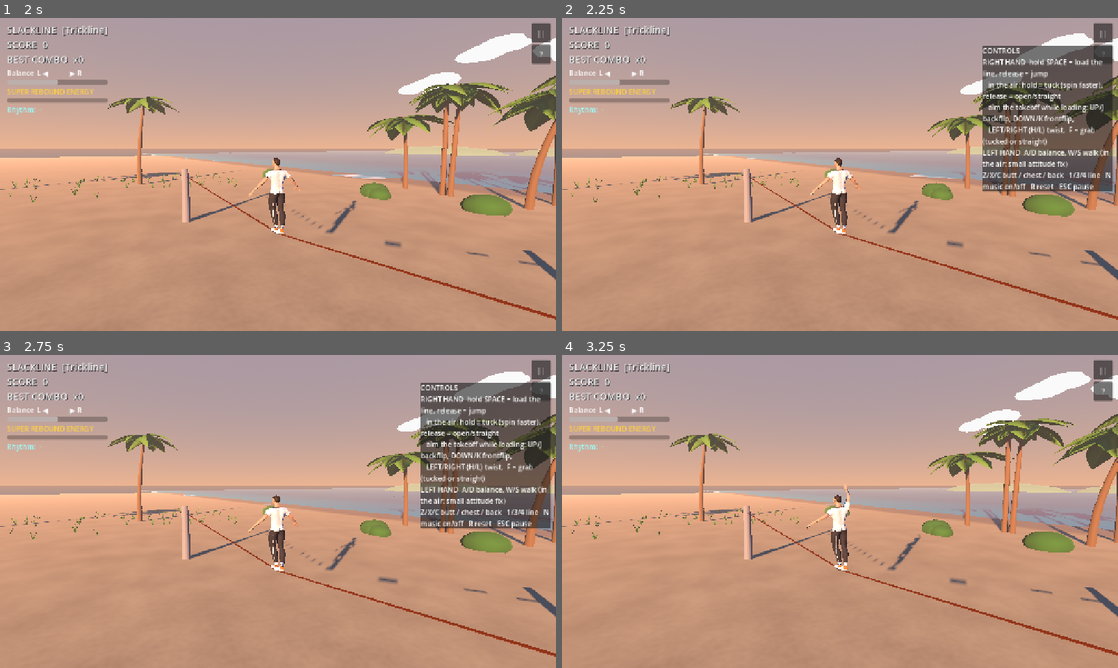
Above: before the commit, frames 1-4 (two rows, left to right).
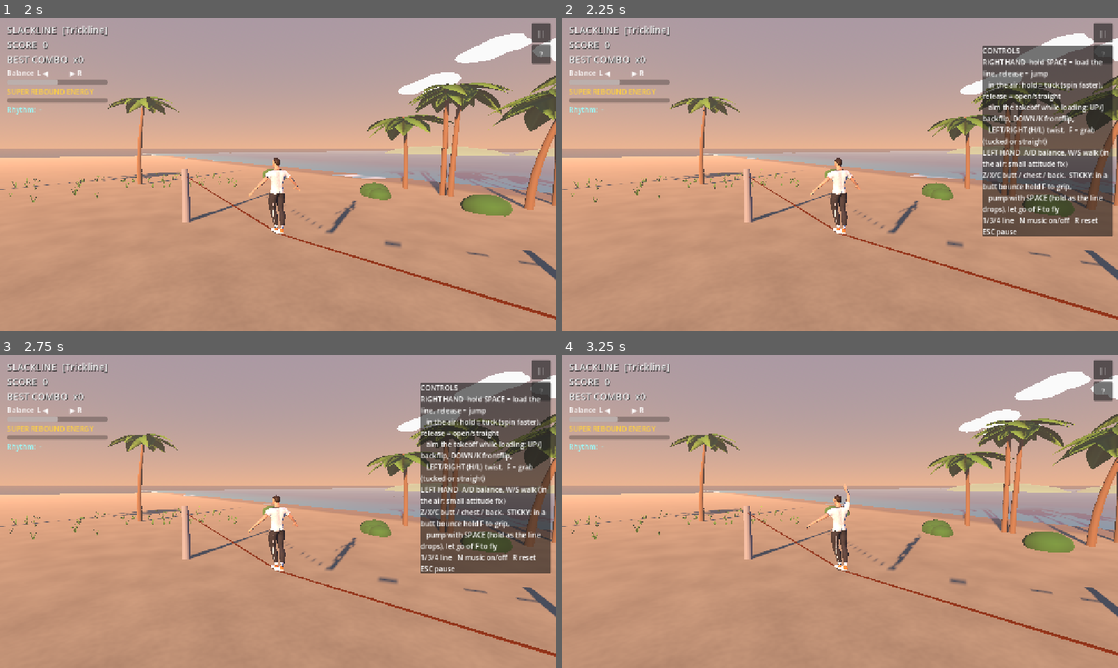
Above: after the commit, the same moments.

Repository: michaelemur/slackline
Game: Godot game, scene res://scenes/main.tscn
The game is run twice, just before and just after one commit, with the same random seed, the same clock (stepped at 60 frames per second) and the same inputs.
Inputs (mouse positions are in pixels of both pictures, inside the frame that each line leads up to):
- Up to frame 1 (2 s): click "||" at 0.5 s; click "Restart line" at 1.25 s
- Up to frame 2 (2.25 s): click "?" at 2 s
- Up to frame 3 (2.75 s): no input
- Up to frame 4 (3.25 s): tap Enter at 2.75 s; move the mouse to (962, 495) at 2.77 s; hold E (arm_right) from 2.78 s (still down); hold F (grab) from 2.78 s (still down); click (962, 495) at 2.92 s

Frame 1 is identical in both runs. In frame 2, 3.7% of the frame differs, in the area x 75-99%, y 49-70%; in frame 3, 3.7%; in frame 4, nothing differs.

Commit message:
Task 005: Sticky Bounce (two-hand grip, physical pumping, voluntary release)
Co-Authored-By: Claude Opus 5.5 <noreply@anthropic.com>
Claude-Session: https://claude.ai/code/session_01HkdsP7xvgqrNhzABMLwDkk

Diff:
--- a/scripts/athlete/athlete.gd
+++ b/scripts/athlete/athlete.gd
@@ -17,6 +17,21 @@
 enum State { ON_LINE, AIRBORNE, FALLEN }
 
 const ReboundMeterScript := preload("res://scripts/athlete/rebound_meter.gd")
+
+## --- Sticky bounce (butt bounce with both hands gripping the line) -----
+## Hold GRAB while sitting in a butt bounce: both hands close on the line and
+## the body stays attached (no takeoff). SPACE hold = pull in / compress,
+## release = push away / extend: pumping in time with the line builds its
+## amplitude through actuator work only. Let go of GRAB to release: the line's
+## stored energy throws you up through the normal (unilateral) contact.
+signal sticky_changed(active: bool)
+@export var sticky_stroke: float = 0.30        # m of hip/arm stroke above the sitting height
+@export var sticky_pull_in: float = 0.03       # m below sitting height the arms pull toward
+var sticky: bool = false
+var sticky_time: float = 0.0
+var sticky_cycles: int = 0
+var sticky_work: float = 0.0                   # J of actuator work put into the line while gripping
+var _sticky_prev_vf: float = 0.0
 
 ## --- Takeoff rotation from the body lean (two-zone controls) -----------
 ## The right-hand AIM leans the body fore/aft while loading and pushing. The
@@ -249,6 +264,7 @@
 			var direct_rotation := absf(input.flip_axis) > 0.01 or absf(input.twist_axis) > 0.01
 			if not direct_rotation:
 				tricks.request(input.trick, state == State.AIRBORNE)
+	_update_sticky(dt)
 	tricks.tick_message(dt)
 	if state == State.ON_LINE:
 		if input.aim.length() > 0.15:
@@ -282,6 +298,9 @@
 	var stance := leg.l_max - stance_bend - balance.knee_input * 0.22
 	if input.jump_released:
 		_push_left = push_time
+	if sticky:
+		# hold = pull the body in toward the line, release = push away from it
+		return leg.l_pose - sticky_pull_in if input.pump_held else leg.l_pose + sticky_stroke
 	if pose != "":
 		# Same controls as on the feet: SPACE hold = load low, release = push
 		# off the line with arms and hips.
@@ -414,6 +433,7 @@
 		"land_pt": _land_point, "land_w": _land_w,
 		# point on the line under the left shoulder (chest bounce hand)
 		"line_pt": Vector3(-0.01, 0.03, -0.38),
+		"sticky": sticky,
 	}, dt)
 	if state != State.FALLEN:
 		visual.keep_feet_above(line.ground_height)
@@ -711,6 +731,7 @@
 
 
 func reset_to_line(at_s: float) -> void:
+	end_sticky("reset")
 	freeze = true
 	lock_rotation = true
 	_pending_velocity = null
@@ -796,7 +817,7 @@
 		_pose_pushed = false
 	# The bounce ends physically with a takeoff (see _update_on_line). If the
 	# line dies out under you, you climb back to your feet without points.
-	if pose_time > POSE_TIMEOUT:
+	if pose_time > POSE_TIMEOUT and not sticky:
 		_stand_up_from_pose()
 
 
@@ -927,7 +948,54 @@
 		_pending_angular = null
 
 
+func _update_sticky(dt: float) -> void:
+	var can_grip := state == State.ON_LINE and pose == "butt" and _pose_contacted and _rising_from == ""
+	if sticky:
+		if not can_grip:
+			end_sticky("contact lost")
+			return
+		if not input.grip_held:
+			end_sticky("released")
+			return
+		sticky_time += dt
+		sticky_work += leg.force * leg.leg_speed(line.solver) * dt
+		var vf := line.sample_velocity(s).y
+		if _sticky_prev_vf < 0.0 and vf >= 0.0:
+			sticky_cycles += 1          # line turned at the bottom: one pump cycle
+		_sticky_prev_vf = vf
+		pose_time = 0.0
+		_pose_pushed = true             # no automatic push while holding on
+	elif can_grip and input.grip_held:
+		sticky = true
+		sticky_time = 0.0
+		sticky_cycles = 0
+		sticky_work = 0.0
+		_sticky_prev_vf = line.sample_velocity(s).y
+		leg.grip = true
+		_pose_pushed = true
+		_record_contact_event("sticky grip")
+		tricks.say("STICKY GRIP!")
+		sticky_changed.emit(true)
+
+
+## Hands open. The contact goes back to one-way: if the line is coming up,
+## the body is thrown off it (and the hips/legs drive with it).
+func end_sticky(reason: String) -> void:
+	if not sticky:
+		return
+	sticky = false
+	leg.grip = false
+	_record_contact_event("sticky end: " + reason)
+	sticky_changed.emit(false)
+	if reason == "released" and state == State.ON_LINE and pose == "butt":
+		_pose_pushed = false
+		if line.sample_velocity(s).y > 0.3 and not input.pump_held:
+			_rise_from_pose()
+
+
 func _set_state(new_state: int) -> void:
+	if new_state != State.ON_LINE and sticky:
+		end_sticky("left the line")
 	if state != new_state:
 		var old_state := state_name()
 		state = new_state
--- a/scripts/athlete/athlete_input.gd
+++ b/scripts/athlete/athlete_input.gd
@@ -31,6 +31,11 @@
 ## the arms and hips in the air (no new angular momentum).
 var stick: Vector2 = Vector2.ZERO
 var grab_held: bool = false      # independent of tuck/straight
+## Sticky bounce grip (hands on the line while sitting): F / GRAB button, or on
+## a phone simply keeping the LEFT thumb down (balance is not needed while
+## seated, so the left hand holds on and the right hand pumps).
+var grip_held: bool = false
+var touch_left_down: bool = false
 
 var touch_aim: Vector2 = Vector2.ZERO
 var touch_hold: bool = false
@@ -113,6 +118,7 @@
 		aim = override_aim.limit_length(1.0)
 		stick = Vector2(balance_axis, override_stick_y)
 		grab_held = grab != ""
+		grip_held = grab_held
 	else:
 		# LEFT: balance stick (A/D weight, W/S walk / air attitude; left stick)
 		stick = Vector2(Input.get_axis("balance_left", "balance_right"),
@@ -135,6 +141,7 @@
 		arm_right = 1.0 if Input.is_action_pressed("arm_right") else 0.0
 		leg_lift = 1.0 if Input.is_action_pressed("leg_lift") else 0.0
 		grab_held = Input.is_action_pressed("grab") or touch_grab or touch_grab_left or touch_grab_right
+		grip_held = grab_held or touch_left_down
 		# grabs are independent of the body shape: the same grab button holds
 		# the knees when tucked, the shins/legs when straight
 		grab = ("both_knees" if tuck > 0.5 else "leg") if grab_held else ""
--- a/scripts/athlete/athlete_visual.gd
+++ b/scripts/athlete/athlete_visual.gd
@@ -471,6 +471,10 @@
 				var hg := _grab_hand(grab, side)
 				if not hg.is_empty():
 					character.hand_goal[side] = ["bone", hg, gw]
+		elif ctx.get("sticky", false) and pose == "butt":
+			# sticky bounce: both hands closed on the line in front of the hips
+			character.hand_goal["l"] = ["point", Vector3(-0.03, 0.03, -0.14), 1.0]
+			character.hand_goal["r"] = ["point", Vector3(0.03, 0.03, -0.30), 1.0]
 		elif pose == "chest" and e > 0.3:
 			var lp: Vector3 = ctx.get("line_pt", Vector3.ZERO)
 			character.hand_goal["l"] = ["point", lp, e * 0.9]
--- a/scripts/athlete/leg_model.gd
+++ b/scripts/athlete/leg_model.gd
@@ -48,6 +48,18 @@
 var active_target: float = 0.96     # after activation dynamics
 var min_len: float = 0.55           # active bottom-out length (l_pose in tricks)
 
+## --- Sticky bounce grip (hands closed around the line) -----------------
+## While gripping, the coupling is two-way: the arms can PULL the body toward
+## the line (negative force) up to the grip strength, the body cannot leave
+## the line (no takeoff) and the hands stay at the contact point. Beyond full
+## arm reach the straight arms act as a stiff stop. Energy still only enters
+## through actuator work F * dl/dt.
+var grip: bool = false
+var grip_reach: float = 0.42        # m, COM above the line with straight arms (sitting)
+var grip_pull_max: float = 1500.0   # N, two-hand grip + arm pull (~2 BW, assumption)
+var k_grip_stop: float = 40000.0    # N/m, straight arms
+var c_grip_stop: float = 1500.0
+
 # --- state ---
 var s: float = 0.0                  # contact position along the chord
 var y_c: float = 0.0                # COM height (world)
@@ -61,6 +73,11 @@
 
 func com_mass() -> float:
 	return body_mass - foot_mass
+
+
+## Pulling uses the arms: a share of the push strength.
+func strength_pull() -> float:
+	return 1.0
 
 
 ## Starts a contact phase with the COM at `leg_length` above the line.
@@ -97,16 +114,26 @@
 	var cap := fm * eccentric_ratio
 	if ldot > 0.0:
 		cap = fm * maxf(0.0, 1.0 - ldot / v_max)
-	f = clampf(f, 0.0, cap)
+	if grip:
+		# arms pull toward the line as hard as the grip allows
+		f = clampf(f, -grip_pull_max * strength_pull(), cap)
+	else:
+		f = clampf(f, 0.0, cap)
 	# Arm swing: accelerating the arms upward pushes the body (and so the
 	# feet) down harder - the reaction m_arms * a_arms adds to the push.
 	if assist_force != 0.0 and l < contact_max:
 		f = maxf(0.0, f + assist_force)
 	# Lockout: a straight leg (or straight arms) cannot push further.
-	f *= clampf((contact_max - l) / lockout_band, 0.0, 1.0)
+	if not grip or f > 0.0:
+		f *= clampf((contact_max - l) / lockout_band, 0.0, 1.0)
 	if l < min_len:
 		f += k_stop * (min_len - l) + c_stop * maxf(0.0, -ldot)
-	if l > contact_max + 1e-3:
+	if grip:
+		var reach := l_pose + grip_reach
+		if l > reach:
+			f -= k_grip_stop * (l - reach) + c_grip_stop * maxf(0.0, ldot)
+		f = maxf(f, -grip_pull_max)
+	elif l > contact_max + 1e-3:
 		f = 0.0
 	force = f
 	peak_force = maxf(peak_force, f)
@@ -122,7 +149,7 @@
 	var l := leg_length(solver)
 	# Takeoff: out of reach of the line and still moving away from it.
 	# (Falling INTO a lower contact, e.g. dropping to a butt bounce, is not a takeoff.)
-	if l > contact_max + 0.005 and leg_speed(solver) > 0.05:
+	if l > contact_max + 0.005 and leg_speed(solver) > 0.05 and not grip:
 		takeoff = true
 
 
--- a/scripts/ui/lab_panel.gd
+++ b/scripts/ui/lab_panel.gd
@@ -101,7 +101,10 @@
 		_trick_label.text = "Landing: " + TrickController.LINE_TRICKS[tr.queued_pose]["name"]
 		_trick_label.modulate.a = 0.85
 	elif athlete.pose != "":
-		_trick_label.text = TrickController.LINE_TRICKS[athlete.pose]["name"] + "..."
+		if athlete.sticky:
+			_trick_label.text = "Sticky Bounce  x%d  -  let go of GRAB to fly" % athlete.sticky_cycles
+		else:
+			_trick_label.text = TrickController.LINE_TRICKS[athlete.pose]["name"] + "..."
 		_trick_label.modulate.a = 1.0
 	elif athlete.state == Athlete.State.AIRBORNE and tr.is_rotating():
 		# Live rotation readout: you decide when to open out of the tuck.
@@ -201,7 +204,9 @@
 		+ "   aim the takeoff while loading: UP/J backflip, DOWN/K frontflip,\n"
 		+ "   LEFT/RIGHT (H/L) twist.  F = grab (tucked or straight)\n"
 		+ "LEFT HAND  A/D balance, W/S walk (in the air: small attitude fix)\n"
-		+ "Z/X/C butt / chest / back   1/3/4 line   N music on/off   R reset   ESC pause")
+		+ "Z/X/C butt / chest / back.  STICKY: in a butt bounce hold F to grip,\n"
+		+ "   pump with SPACE (hold as the line drops), let go of F to fly\n"
+		+ "1/3/4 line   N music on/off   R reset   ESC pause")
 	help_text.autowrap_mode = TextServer.AUTOWRAP_WORD_SMART
 	_help_panel.add_child(help_text)
 
--- a/scripts/ui/touch_controls.gd
+++ b/scripts/ui/touch_controls.gd
@@ -8,6 +8,8 @@
 ##   release = drive (or open/straight). While holding, drag from where the
 ##   finger went down to AIM the takeoff lean: up = backflip, down = frontflip,
 ##   sideways = twist.
+## Sticky bounce: sitting in a butt bounce, keep the LEFT thumb down to grip the
+##   line with both hands, pump with the right, lift the left thumb to fly.
 ## Small buttons (top right): GRAB (hold, works tucked or straight) and the
 ##   line positions BUTT / CHEST / BACK (tap).
 ## Every finger is tracked independently, so both hands work at once.
@@ -141,6 +143,7 @@
 		if _stick_pointer < 0:
 			_stick_pointer = index
 			_stick_origin = position
+			athlete_input.touch_left_down = true
 			_set_stick(Vector2.ZERO)
 	elif _hold_pointer < 0:
 		_hold_pointer = index
@@ -171,6 +174,7 @@
 func _touch_up(index: int) -> void:
 	if index == _stick_pointer:
 		_stick_pointer = -1
+		athlete_input.touch_left_down = false
 		_set_stick(Vector2.ZERO)
 	if index == _hold_pointer:
 		_hold_pointer = -1
--- /dev/null
+++ b/tests/measure_sticky.gd
@@ -0,0 +1,58 @@
+extends SceneTree
+## Sticky bounce measurement: sit, grip, pump with a given timing, release.
+##  -- <pump_mode: good|bad|none> <pump_seconds> [release: up|down]
+var main; var a; var t := 0.0
+var mode := "good"; var pump_s := 6.0; var rel := "up"
+var phase := 0; var t_grip := 0.0; var released := false; var max_amp := 0.0
+var y0 := 0.0; var apex := -INF; var launch_v := 0.0; var line_rest := 0.0
+func _initialize():
+	var args := OS.get_cmdline_user_args()
+	if args.size() > 0: mode = args[0]
+	if args.size() > 1: pump_s = float(args[1])
+	if args.size() > 2: rel = args[2]
+	main = load("res://scenes/main.tscn").instantiate(); root.add_child(main)
+func _physics_process(dt):
+	t += dt
+	if a == null:
+		a = main.get_node("Athlete"); a.input.override_enabled = true
+		a.launched.connect(func(v): launch_v = v.y)
+		return false
+	var i = a.input
+	i.override_balance = clampf(-a.balance.theta_seen * 3.0 - a.balance.omega_seen * 0.6, -1, 1)
+	if t < 1.0:
+		line_rest = a.line.sample_world(a.s).y
+		return false
+	if phase == 0:
+		i.override_trick = "butt"; phase = 1; return false
+	if phase == 1:
+		i.override_grab = "leg"     # GRAB held
+		if a.sticky:
+			phase = 2; t_grip = t
+		elif t > 6.0:
+			print("FAIL never gripped pose=%s" % a.pose); return true
+		return false
+	var vf: float = a.line.sample_velocity(a.s).y
+	var amp: float = absf(a.line.sample_world(a.s).y - line_rest)
+	if phase == 2:
+		i.override_grab = "leg"
+		match mode:
+			"bad": i.override_pump = vf > 0.0      # pull in while the line rises (against it)
+			"good": i.override_pump = vf < 0.0     # pull in while the line drops, push away as it recoils (same rhythm as on the feet)
+			"none": i.override_pump = false
+		max_amp = maxf(max_amp, amp)
+		if a.state != 0: print("FAIL left the line while gripping state=%s" % a.state_name()); return true
+		if t - t_grip > pump_s:
+			# release on the way up (or down) through the middle
+			var ok := (vf > 0.5) if rel == "up" else (vf < -0.5)
+			if ok:
+				i.override_grab = ""; i.override_pump = false; phase = 3; y0 = a.global_position.y
+				print("release t=%.2f line_v=%.2f amp_max=%.2f cycles=%d work=%.0fJ" % [t, vf, max_amp, a.sticky_cycles, a.sticky_work])
+		return false
+	if phase == 3:
+		i.override_grab = ""; i.override_pump = false
+		if a.state == 1:
+			apex = maxf(apex, a.global_position.y - line_rest)
+		if t - t_grip > pump_s + 4.0:
+			print("RESULT mode=%s pump=%.1fs launch_v=%.2f apex_above_line=%.2f hands=%s sticky=%s state=%s pose=%s" % [mode, pump_s, launch_v, apex, a.leg.grip, a.sticky, a.state_name(), a.pose])
+			return true
+	return false
--- a/tests/playtest_monkey.gd
+++ b/tests/playtest_monkey.gd
@@ -42,7 +42,7 @@
 
 func _new_plan() -> void:
 	# a "player intention" lasting 1-4 s
-	var kinds := ["pump", "pump", "pump", "flip_back", "flip_front", "twist", "pose", "walk", "idle", "balance_chaos", "grab"]
+	var kinds := ["pump", "pump", "pump", "flip_back", "flip_front", "twist", "pose", "walk", "idle", "balance_chaos", "grab", "sticky"]
 	_plan = {"kind": kinds[rng.randi() % kinds.size()], "len": rng.randf_range(1.0, 4.0),
 		"period": rng.randf_range(0.45, 0.9), "dir": -1.0 if rng.randf() < 0.5 else 1.0,
 		"pose": ["butt", "chest", "back"][rng.randi() % 3]}
@@ -114,6 +114,13 @@
 			i.override_pump = pumping
 			if rng.randf() < 0.02:
 				i.override_trick = _plan["pose"]
+		"sticky":
+			# sit, grip, pump with a random timing quality, let go at a random moment
+			if a.pose == "" and a.state == 0 and _plan_t < 0.1:
+				i.override_trick = "butt"
+			var vf: float = a.line.sample_velocity(a.s).y
+			i.override_grab = "leg" if _plan_t < _plan["len"] * 0.85 else ""
+			i.override_pump = (vf < 0.0) if rng.randf() < 0.8 else (vf > 0.0)
 		"walk":
 			i.override_pump = false
 			i.override_move = _plan["dir"] * 0.7
--- a/tests/run_tests.gd
+++ b/tests/run_tests.gd
@@ -21,6 +21,9 @@
 	"res://tests/test_gameflow.gd",
 ]
 const SMOKE := "res://tests/test_gameplay_smoke.gd"
+## Further scene scenarios, run one after another after the smoke test.
+const SCENARIOS := ["res://tests/test_sticky_bounce.gd"]
+var _scenario_i := -1
 
 var _total_pass := 0
 var _failures: Array[String] = []
@@ -47,10 +50,22 @@
 
 
 func _on_smoke_finished(passes: int, failures: Array) -> void:
-	print("  %-36s %3d passed, %d failed" % [SMOKE.get_file(), passes, failures.size()])
+	var path: String = SMOKE if _scenario_i < 0 else SCENARIOS[_scenario_i]
+	print("  %-36s %3d passed, %d failed" % [path.get_file(), passes, failures.size()])
 	_total_pass += passes
 	for f in failures:
 		_failures.append(str(f))
+	if is_instance_valid(_smoke):
+		_smoke.queue_free()
+		_smoke = null
+		await process_frame
+	Engine.time_scale = 1.0
+	_scenario_i += 1
+	if _scenario_i < SCENARIOS.size():
+		_smoke = load(SCENARIOS[_scenario_i]).new()
+		root.add_child(_smoke)
+		_smoke.finished.connect(_on_smoke_finished)
+		return
 	_finish()
 
 
--- /dev/null
+++ b/tests/test_sticky_bounce.gd
@@ -0,0 +1,185 @@
+extends Node
+## Scenario test on the real main scene: Butt Bounce -> two-hand grip ->
+## pumping -> voluntary release -> flight -> valid landing state.
+## Inputs go through AthleteInput overrides exactly as a player's would.
+
+signal finished(passes: int, failures: Array)
+
+var main: Node3D
+var athlete: Athlete
+var line: Slackline
+var passes := 0
+var failures: Array = []
+var t := 0.0
+var _steps: Array = []
+var _step := 0
+var _step_t := 0.0
+var _rest_y := 0.0
+var _amp := 0.0
+var _amp_late := 0.0
+var _amp_mid := 0.0
+var _launch_v := 0.0
+var _left_line_while_gripping := false
+var _takeoff_flag_while_gripping := false
+var _amp_good := 0.0
+var _v_good := 0.0
+var _release_seen_airborne := false
+var _grip_hand_points := false
+var _max_tension := 0.0
+
+
+func _ready() -> void:
+	main = load("res://scenes/main.tscn").instantiate()
+	add_child(main)
+	athlete = main.get_node("Athlete")
+	line = main.get_node("Slackline")
+	athlete.input.override_enabled = true
+	athlete.launched.connect(func(v): _launch_v = v.y)
+	# [name, seconds, per-frame callable, end callable]
+	_steps = [
+		["settle", 1.0, func(): _rest_y = line.sample_world(athlete.s).y, Callable()],
+		["sit", 2.5, _sit, _check_sit],
+		["good pumping", 6.0, _pump.bind("good"), _end_good],
+		["release", 3.5, _release, _check_release],
+		["reset", 1.0, func(): pass, func(): athlete.reset_to_line(line.chord_length() * 0.5)],
+		["sit2", 2.5, _sit, Callable()],
+		["bad pumping", 6.0, _pump.bind("bad"), _end_bad],
+		["hold still", 5.0, _pump.bind("none"), _end_hold],
+		["long pumping", 15.0, _pump.bind("good"), _end_long],
+		["recovery", 0.5, func(): pass, _check_recovery],
+		["feet grab", 1.0, _feet_grab, _check_feet_grab],
+	]
+
+
+func _check(cond: bool, msg: String) -> void:
+	if cond:
+		passes += 1
+	else:
+		failures.append("[sticky] " + msg)
+
+
+func _physics_process(dt: float) -> void:
+	if athlete == null or _step >= _steps.size():
+		return
+	t += dt
+	_step_t += dt
+	var i := athlete.input
+	i.override_balance = clampf(-athlete.balance.theta_seen * 3.0 - athlete.balance.omega_seen * 0.6, -1.0, 1.0)
+	i.override_trick = ""
+	_max_tension = maxf(_max_tension, line.tension())
+	var st: Array = _steps[_step]
+	(st[2] as Callable).call()
+	if _step_t >= float(st[1]):
+		if (st[3] as Callable).is_valid():
+			(st[3] as Callable).call()
+		_step += 1
+		_step_t = 0.0
+		_amp = 0.0
+		_amp_mid = 0.0
+		_amp_late = 0.0
+		if _step >= _steps.size():
+			athlete.input.override_enabled = false
+			finished.emit(passes, failures)
+
+
+func _sit() -> void:
+	var i := athlete.input
+	if _step_t < 0.05:
+		i.override_trick = "butt"
+	i.override_pump = false
+	i.override_grab = "leg" if _step_t > 0.6 else ""
+
+
+func _check_sit() -> void:
+	_check(athlete.pose == "butt", "entered Butt Bounce (pose '%s')" % athlete.pose)
+	_check(athlete.sticky and athlete.leg.grip, "two-hand grip established")
+	var hg: Array = athlete.visual.character.hand_goal["l"] if athlete.visual.character != null else []
+	_grip_hand_points = athlete.visual.character == null or (hg.size() > 0 and hg[0] == "point")
+	_check(_grip_hand_points, "both hands drawn on the line")
+
+
+func _pump(mode: String) -> void:
+	var i := athlete.input
+	i.override_grab = "leg"
+	var vf := line.sample_velocity(athlete.s).y
+	match mode:
+		"good": i.override_pump = vf < 0.0
+		"bad": i.override_pump = vf > 0.0
+		_: i.override_pump = false
+	var amp := absf(line.sample_world(athlete.s).y - _rest_y)
+	_amp = maxf(_amp, amp)
+	var dur: float = _steps[_step][1]
+	if _step_t > dur - 5.0:
+		_amp_late = maxf(_amp_late, amp)
+	elif _step_t > dur - 10.0:
+		_amp_mid = maxf(_amp_mid, amp)
+	if athlete.state != Athlete.State.ON_LINE:
+		_left_line_while_gripping = true
+	if athlete.leg.takeoff:
+		_takeoff_flag_while_gripping = true
+
+
+func _end_good() -> void:
+	_amp_good = _amp
+	_check(athlete.sticky, "still gripping after 6 s of pumping")
+	_check(not _left_line_while_gripping and not _takeoff_flag_while_gripping, "no automatic launch while gripping")
+	_check(athlete.sticky_cycles >= 8, "repeated pumping cycles (%d)" % athlete.sticky_cycles)
+	_check(_amp_good > 0.65, "good timing builds the line up (amplitude %.2f m)" % _amp_good)
+	_check(athlete.sticky_work > 300.0, "energy came from actuator work (%.0f J)" % athlete.sticky_work)
+	_check(athlete.s > 0.0 and absf(athlete.global_position.y - line.sample_world(athlete.s).y) < 0.8,
+		"hands and body stay at the contact point")
+
+
+func _release() -> void:
+	var i := athlete.input
+	i.override_pump = false
+	# keep gripping until the line is coming up through the middle, then let go
+	var vf := line.sample_velocity(athlete.s).y
+	if athlete.sticky and not (vf > 0.5):
+		i.override_grab = "leg"
+	else:
+		i.override_grab = ""
+	if athlete.state == Athlete.State.AIRBORNE:
+		_release_seen_airborne = true
+		_v_good = maxf(_v_good, _launch_v)
+
+
+func _check_release() -> void:
+	_check(not athlete.sticky and not athlete.leg.grip, "hands let go on release")
+	_check(_release_seen_airborne, "release throws the athlete into the air")
+	_check(_v_good > 3.0, "powerful takeoff (%.2f m/s)" % _v_good)
+	var hg: Array = athlete.visual.character.hand_goal["l"] if athlete.visual.character != null else []
+	_check(hg.is_empty() or hg[0] != "point" or athlete.pose == "chest", "hands no longer attached to the line after release")
+	_check(athlete.state != Athlete.State.AIRBORNE, "landed back into a valid state (%s)" % athlete.state_name())
+
+
+func _end_bad() -> void:
+	_check(athlete.sticky, "bad timing: still attached")
+	_check(_amp < _amp_good * 0.75, "poor timing builds much less (%.2f vs %.2f m)" % [_amp, _amp_good])
+
+
+func _end_hold() -> void:
+	_check(athlete.sticky and athlete.pose == "butt", "holding on without pumping: no stand-up timeout, no launch")
+	_check(athlete.state == Athlete.State.ON_LINE, "still on the line")
+
+
+func _end_long() -> void:
+	_check(athlete.sticky, "15 s of pumping: still attached")
+	_check(_amp < 1.5, "energy is limited (amplitude %.2f m)" % _amp)
+	_check(_amp_late < _amp_mid * 1.12 + 0.02, "amplitude saturates (%.2f -> %.2f m)" % [_amp_mid, _amp_late])
+	_check(is_finite(line.tension()) and _max_tension < 40000.0, "line stays stable (max tension %.0f N)" % _max_tension)
+
+
+func _check_recovery() -> void:
+	athlete.reset_to_line(line.chord_length() * 0.5)
+	_check(not athlete.sticky and not athlete.leg.grip, "reset clears the grip")
+
+
+func _feet_grab() -> void:
+	athlete.input.override_grab = "leg"
+	athlete.input.override_pump = false
+
+
+func _check_feet_grab() -> void:
+	_check(not athlete.sticky and not athlete.leg.grip, "GRAB on the feet does not grip the line")
+	athlete.input.override_grab = ""
--- a/tests/test_touch_controls.gd
+++ b/tests/test_touch_controls.gd
@@ -99,3 +99,16 @@
 				"%s inside safe area %s" % [c.ACTION_LABELS[i], rect])
 			check(not c._is_left(center), "%s is on the right-hand side" % c.ACTION_LABELS[i])
 		_free(p)
+
+
+func test_left_thumb_down_is_the_sticky_grip() -> void:
+	var p := _make(Rect2(0, 0, 1280, 720))
+	var input: AthleteInput = p[0]
+	var c = p[1]
+	c._touch_down(1, Vector2(200, 500))
+	input.poll()
+	check(input.grip_held and not input.grab_held, "left thumb down = grip the line (not an air grab)")
+	c._touch_up(1)
+	input.poll()
+	check(not input.grip_held, "lifting the left thumb lets go")
+	_free(p)
Not shown, added: docs/STICKY_BOUNCE.md
